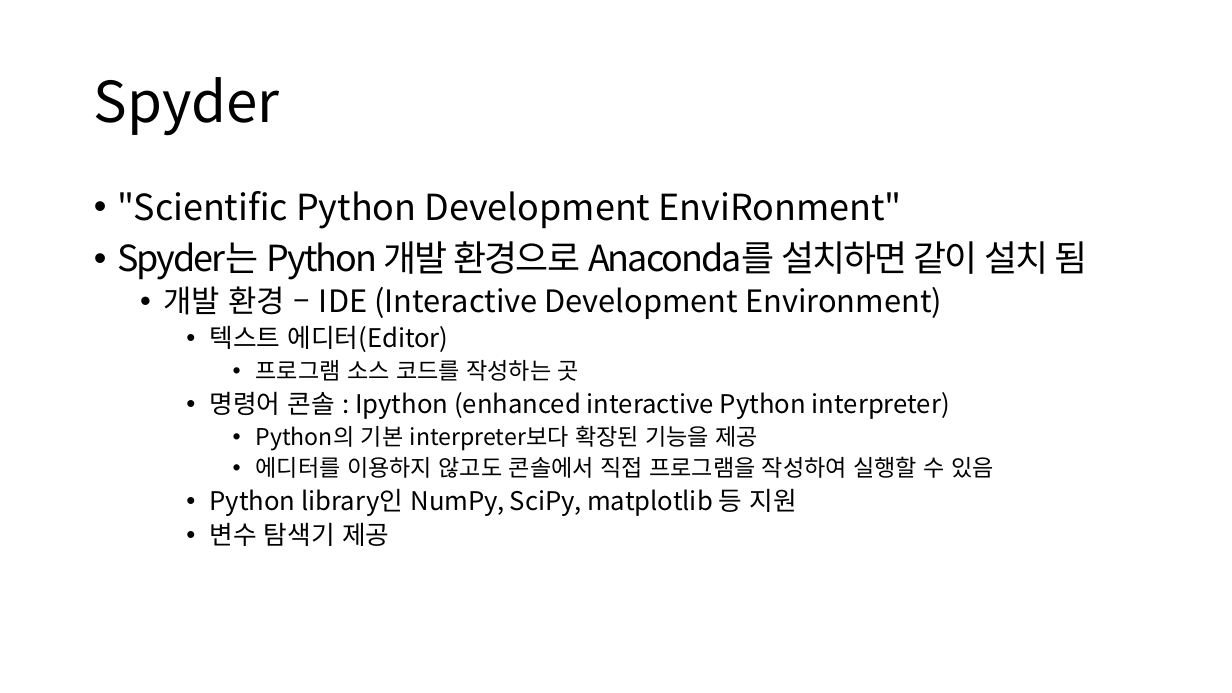
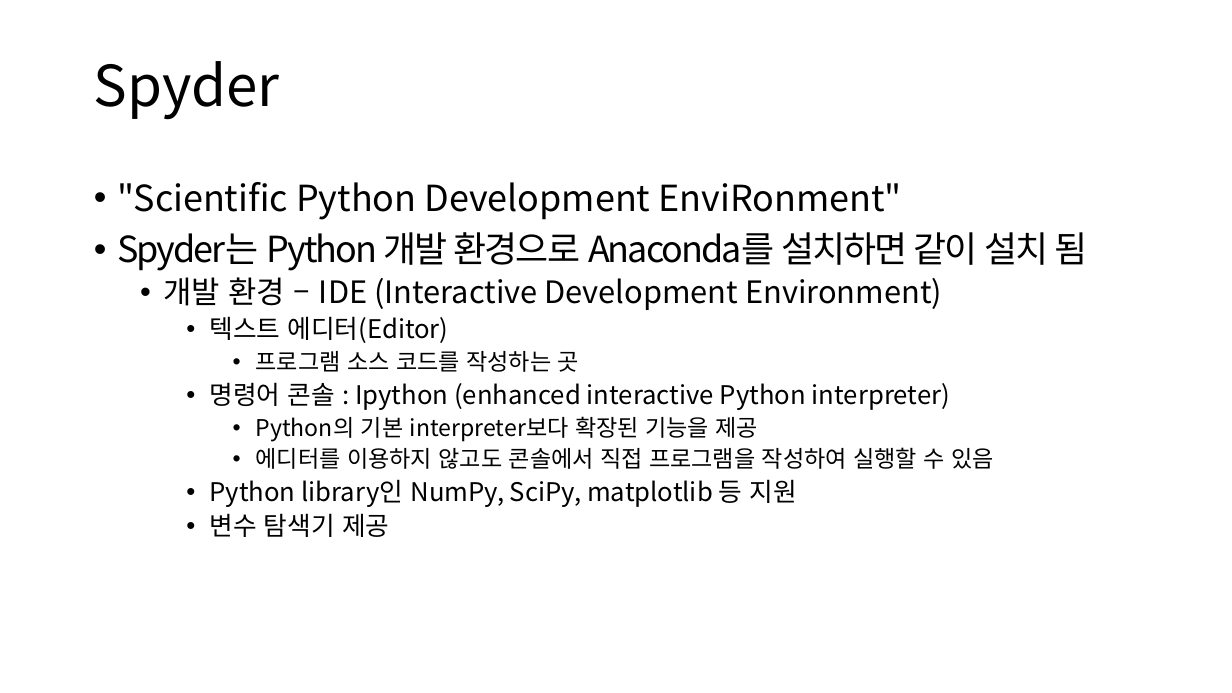
Before and after one commit to ksublee/SPuP, a slide deck: slide 24 of ppt/Python_1_소개.pptx (slide 17 before the commit). Drawn at 1232x693 pixels with LibreOffice and Linux fonts; fonts in the diff are those of the drawing. Boxes give left, top, right and bottom in pixels: in the first picture for what was removed or moved away, otherwise in the second. Text is boxed around its words. In the diff, an @@ line names an element or a change of style, - is before the commit and + after.

```diff
--- a/ppt/Python_1_소개.pptx
+++ b/ppt/Python_1_소개.pptx
@@ title "Spyder": place and size @@
-title "Spyder" at (94,77,280,136)
+title "Spyder" at (94,61,280,120)
@@ text ""Scientific Python Development EnviRonment"": place and size @@
-text ""Scientific Python Development EnviRonment"" at (117,191,1087,546)
+text ""Scientific Python Development EnviRonment"" at (117,182,1087,537)
```
Also in this commit, not shown: 4 other slides changed, 5 slides added.
